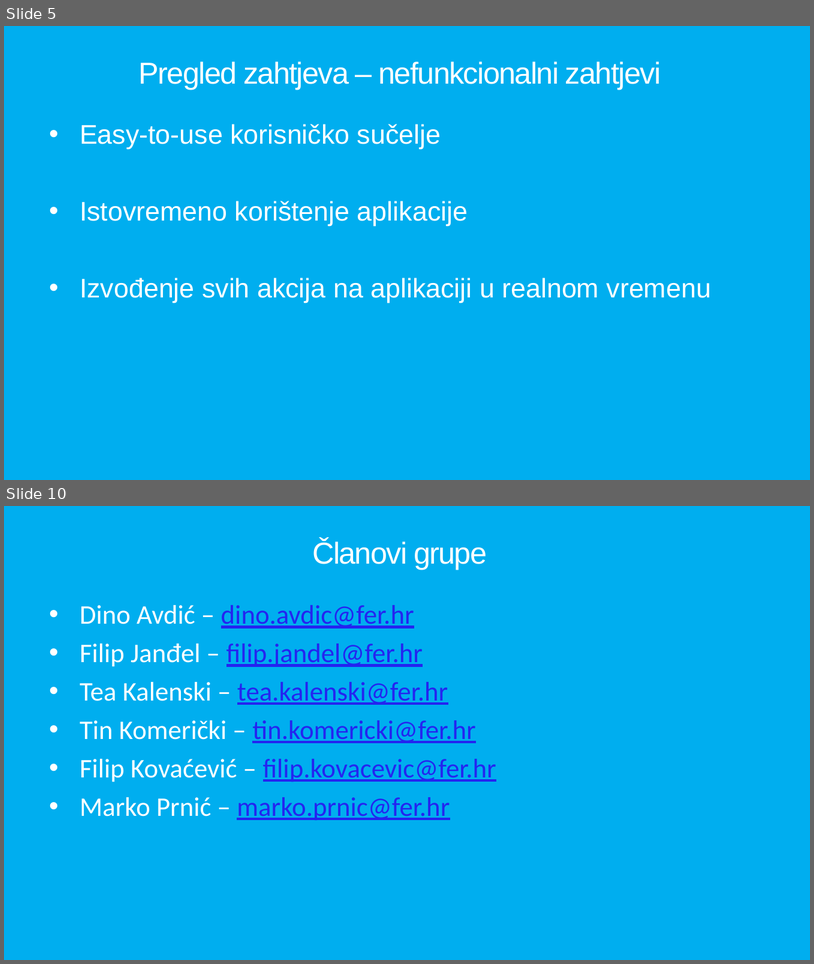
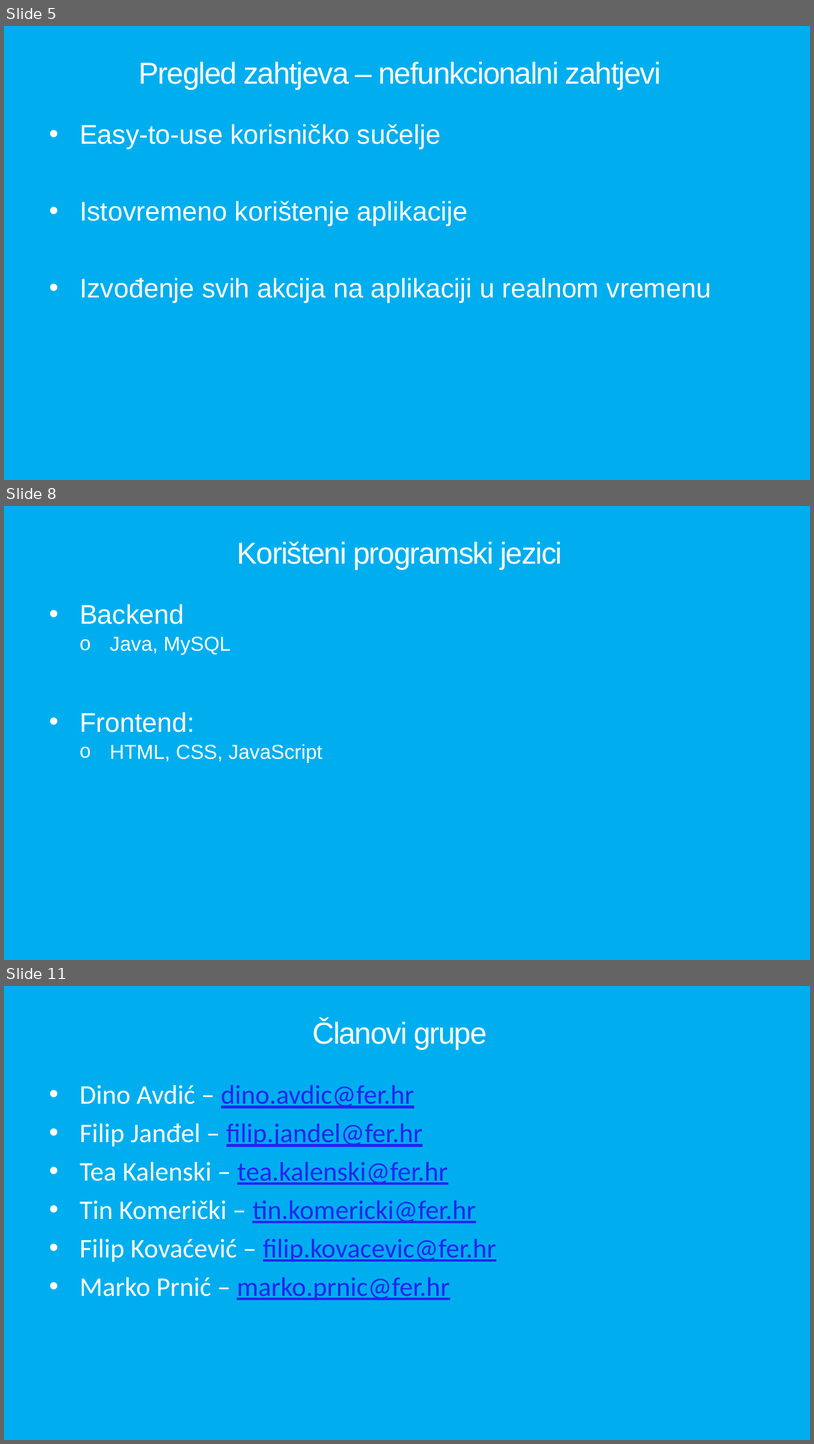
Before and after one commit to TKomericki/AutoServis, a slide deck: Dokumentacija/Sustav-za-praćenje-rada-auto-servisa.pptx. Shown one above the other, each under a label of ours: slides 5 and 10 before the commit, slides 5, 8 and 11 after it; the slides between them are not shown. The pictures are 814x964 and 814x1444 pixels, drawn with LibreOffice and Linux fonts; fonts in the diff are those of the drawing. Boxes give left, top, right and bottom in pixels: in the first picture for what was removed or moved away, otherwise in the second. Text is boxed around its words. In the diff, an @@ line names an element or a change of style, - is before the commit and + after.

```diff
--- a/Dokumentacija/Sustav-za-praćenje-rada-auto-servisa.pptx
+++ b/Dokumentacija/Sustav-za-praćenje-rada-auto-servisa.pptx
@@ slide 8 added at (4,506,810,960), background #00AEEF @@
@@ title added at (237,541,563,570), 36 pt, text #FFFFFF @@
+Korišteni programski jezici
@@ text added at (80,604,323,763), 24 pt, text #FFFFFF @@
+• Backend
+  o Java, MySQL
+• Frontend:
+  o HTML, CSS, JavaScript
@@ what was slide 10 is now slide 11 @@
```
Also in this commit, not shown: 3 slides changed, 1 other slide added, 1 slide removed.
